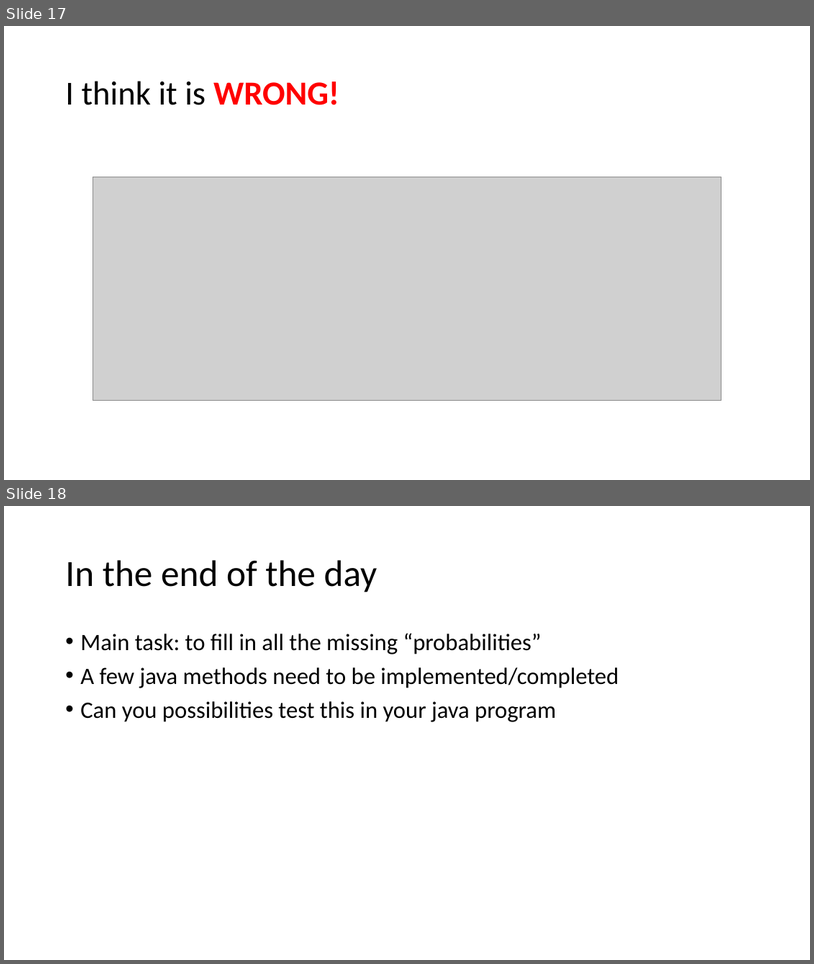
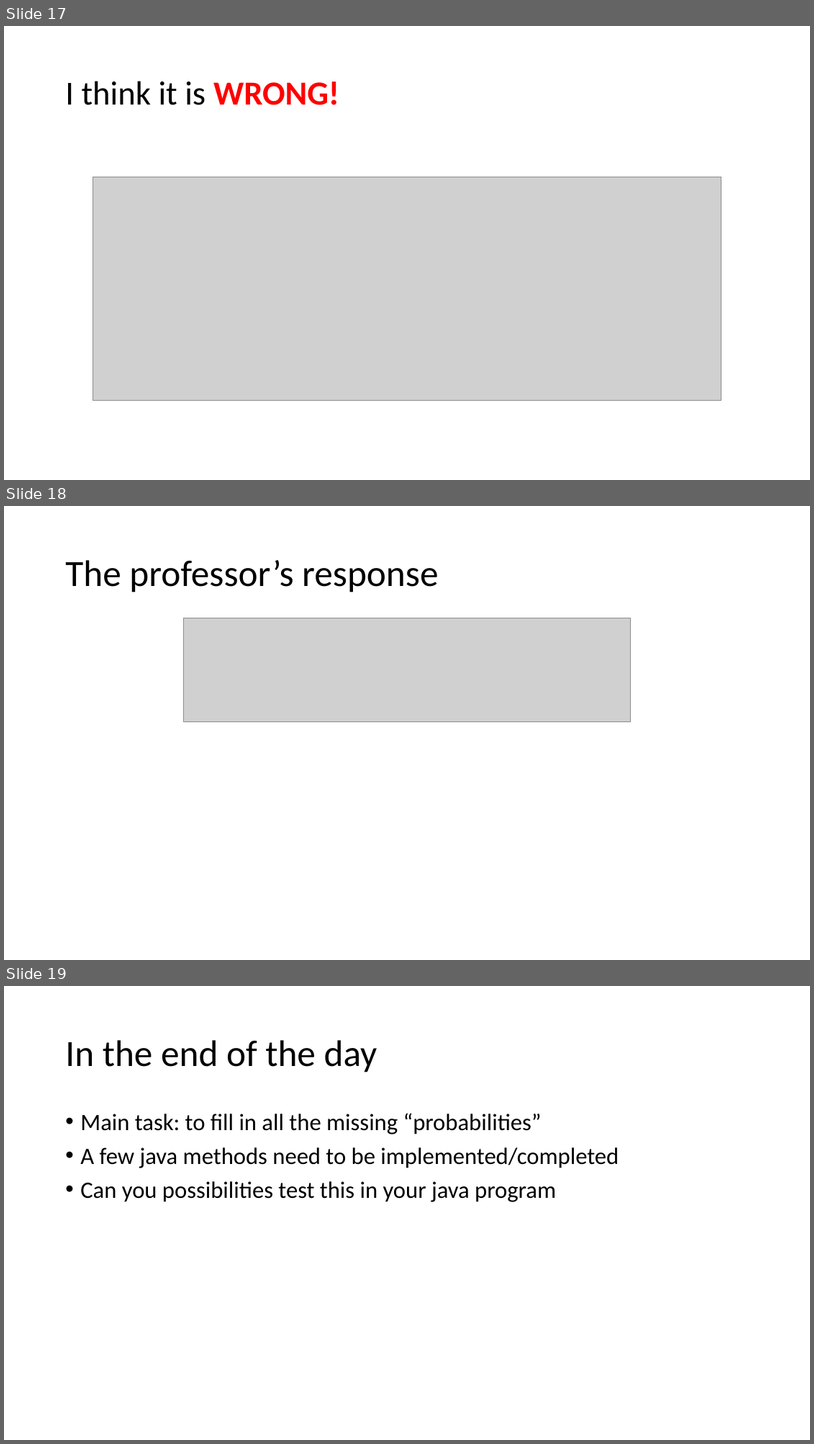
Before and after one commit to 2waybene/java4lucy, a slide deck: doc/meeting_11052020.pptx. Shown one above the other, each under a label of ours: slides 17 and 18 before the commit, slides 17, 18 and 19 after it. The pictures are 814x964 and 814x1444 pixels, drawn with LibreOffice and Linux fonts; fonts in the diff are those of the drawing; grey boxes stand for pictures. Boxes give left, top, right and bottom in pixels: in the first picture for what was removed or moved away, otherwise in the second. Text is boxed around its words. In the diff, an @@ line names an element or a change of style, - is before the commit and + after.

```diff
--- a/doc/meeting_11052020.pptx
+++ b/doc/meeting_11052020.pptx
@@ slide 18 added at box(4, 506, 810, 960), background #FFFFFF @@
@@ title added at box(65, 560, 438, 592), 44 pt, text #000000 @@
+The professor’s response
@@ picture added at box(184, 618, 630, 722) @@
@@ what was slide 18 is now slide 19 @@
```
Also in this commit, not shown: 1 other slide added, 4 other files.
